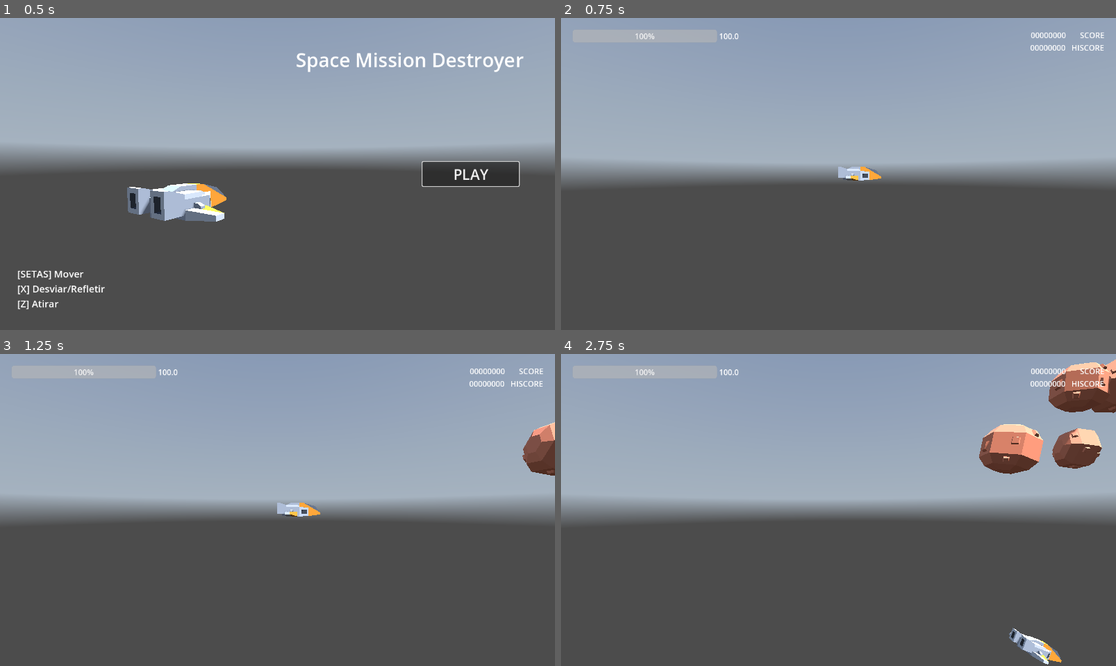
Above: before the commit, frames 1-4 (two rows, left to right).
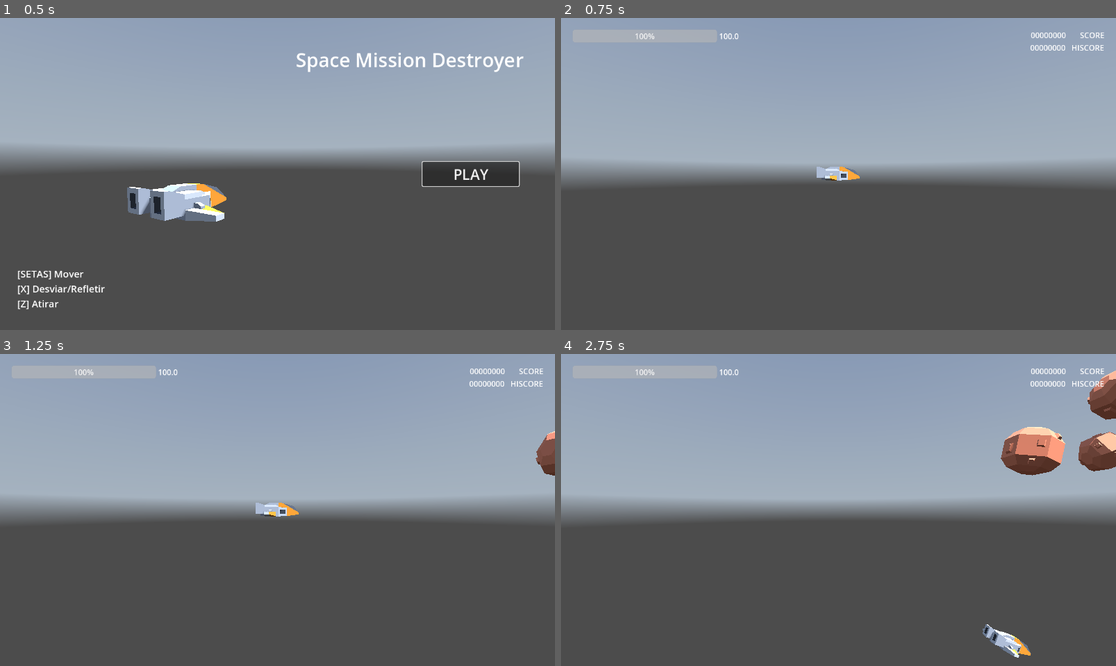
Above: after the commit, the same moments.

Repository: thomz2/smd-space-shooter
Game: Godot game, scene res://scenes/screens/main_menu.tscn
The game is run twice, just before and just after one commit, with the same random seed, the same clock (stepped at 60 frames per second) and the same inputs. A sky picture missing from this copy of the repository is replaced by a grey-blue gradient.
Inputs (mouse positions are in pixels of both pictures, inside the frame that each line leads up to):
- Up to frame 1 (0.5 s): no input
- Up to frame 2 (0.75 s): click "PLAY" at 0.5 s
- Up to frame 3 (1.25 s): no input
- Up to frame 4 (2.75 s): tap Enter at 1.25 s; move the mouse to (960, 494) at 1.27 s; hold Right (ui_right) 1.28-2.03 s; tap X (dodge) at 1.35 s; move the mouse to (727, 525) at 2.02 s; hold Down (ui_down) from 2.03 s (still down); tap Z (shoot) at 2.1 s

Frame 1 is identical in both runs. In frame 2, 0.4% of the frame differs, in the area x 46-58%, y 47-53%; in frame 3, 0.9%; in frame 4, 4.9%, in the area x 75-100%, y 1-100%.

Commit message:
balance, stage limits

Diff:
--- a/project.godot
+++ b/project.godot
@@ -50,6 +50,7 @@
 3d_physics/layer_2="player"
 3d_physics/layer_3="enemy"
 3d_physics/layer_4="bullet"
+3d_physics/layer_8="stage_limits"
 
 [rendering]
 
--- a/scenes/enemies/enemy_ship.tscn
+++ b/scenes/enemies/enemy_ship.tscn
@@ -14,7 +14,7 @@
 collision_layer = 4
 collision_mask = 0
 script = ExtResource("1_edg3i")
-max_health = 20.0
+max_health = 30.0
 
 [node name="CollisionShape3D" type="CollisionShape3D" parent="."]
 transform = Transform3D(1, 0, 0, 0, 1, 0, 0, 0, 1, 0, 0, 0.069458)
@@ -26,7 +26,7 @@
 
 [node name="ShootTimer" type="Timer" parent="."]
 process_callback = 0
-wait_time = 0.7
+wait_time = 1.2
 autostart = true
 
 [node name="OnDeathBulletSpawner" type="Node3D" parent="."]
--- a/scenes/enemies/enemy_ship_bullet.tscn
+++ b/scenes/enemies/enemy_ship_bullet.tscn
@@ -16,7 +16,7 @@
 collision_layer = 0
 collision_mask = 0
 script = ExtResource("1_vtwr2")
-initial_speed = 8.0
+initial_speed = 12.0
 
 [node name="CollisionShape3D" type="CollisionShape3D" parent="."]
 visible = false
--- a/scenes/enemies/spawner.gd
+++ b/scenes/enemies/spawner.gd
@@ -67,7 +67,7 @@
 			current_enemy_count = 0
 			can_spawn = false
 
-		await get_tree().create_timer(0.5).timeout # between spawns
+		await get_tree().create_timer(0.7).timeout # between spawns
 
 func update_level(level):
 	print("its level ", level)
--- a/scenes/map/test_infinity.tscn
+++ b/scenes/map/test_infinity.tscn
@@ -1,14 +1,20 @@
-[gd_scene load_steps=5 format=3 uid="uid://blutrpxa4jgw8"]
+[gd_scene load_steps=8 format=3 uid="uid://blutrpxa4jgw8"]
 
 [ext_resource type="Environment" uid="uid://dmky6ixl1xvdh" path="res://assets/resources/space_environment.tres" id="1_7lg4x"]
 [ext_resource type="PackedScene" uid="uid://cvya6ox4fom6q" path="res://scenes/player/player.tscn" id="1_d7tgc"]
 [ext_resource type="Script" path="res://scripts/skybox_rotation.gd" id="2_psal4"]
 [ext_resource type="Script" path="res://scenes/enemies/spawner.gd" id="2_qjig3"]
 
+[sub_resource type="WorldBoundaryShape3D" id="WorldBoundaryShape3D_0lhwo"]
+
+[sub_resource type="WorldBoundaryShape3D" id="WorldBoundaryShape3D_tu4tj"]
+
+[sub_resource type="WorldBoundaryShape3D" id="WorldBoundaryShape3D_ggmvq"]
+
 [node name="TestInfinity" type="Node3D"]
 
 [node name="InBetweenWaves" type="Timer" parent="."]
-wait_time = 8.0
+wait_time = 6.0
 one_shot = true
 
 [node name="WorldEnvironment" type="WorldEnvironment" parent="."]
@@ -20,13 +26,14 @@
 shadow_enabled = true
 
 [node name="Camera3D" type="Camera3D" parent="."]
-transform = Transform3D(-0.0680327, 0, 0.997683, 0, 1, 0, -0.997683, 0, -0.0680327, 14.2236, 0, 0.00524139)
+transform = Transform3D(-4.37114e-08, 0, 1, 0, 1, 0, -1, 0, -4.37114e-08, 14.224, 0, 0)
 current = true
 fov = 53.4375
 
 [node name="Player" parent="." instance=ExtResource("1_d7tgc")]
 
 [node name="SpawnHolder" type="Node3D" parent="." node_paths=PackedStringArray("waves_timer")]
+transform = Transform3D(1, 0, 0, 0, 1, 0, 0, 0, 1, 0, 0, -2.24032)
 script = ExtResource("2_qjig3")
 waves_timer = NodePath("../InBetweenWaves")
 
@@ -82,3 +89,23 @@
 
 [node name="debugcam" type="Camera3D" parent="."]
 transform = Transform3D(0.95882, -0.109832, 0.26192, 0, 0.922201, 0.386711, -0.284016, -0.370786, 0.884224, 5.40082, 4.08905, 4.31183)
+
+[node name="stage_limits" type="StaticBody3D" parent="."]
+collision_layer = 128
+collision_mask = 0
+
+[node name="CollisionShape3D" type="CollisionShape3D" parent="stage_limits"]
+transform = Transform3D(1, 0, 0, 0, -4.37114e-08, 1, 0, -1, -4.37114e-08, 0, 0, 12)
+shape = SubResource("WorldBoundaryShape3D_0lhwo")
+
+[node name="CollisionShape3D2" type="CollisionShape3D" parent="stage_limits"]
+transform = Transform3D(1, 0, 0, 0, 1.31134e-07, -1, 0, 1, 1.31134e-07, 0, 0, -12)
+shape = SubResource("WorldBoundaryShape3D_tu4tj")
+
+[node name="CollisionShape3D3" type="CollisionShape3D" parent="stage_limits"]
+transform = Transform3D(1, 0, 0, 0, 1, 0, 0, 0, 1, 0, -7, 0)
+shape = SubResource("WorldBoundaryShape3D_ggmvq")
+
+[node name="CollisionShape3D4" type="CollisionShape3D" parent="stage_limits"]
+transform = Transform3D(1, 0, 0, 0, -1, -8.74228e-08, 0, 8.74228e-08, -1, 0, 7, 0)
+shape = SubResource("WorldBoundaryShape3D_ggmvq")
--- a/scenes/player/player.tscn
+++ b/scenes/player/player.tscn
@@ -67,7 +67,7 @@
 
 [node name="Player" type="CharacterBody3D" groups=["PLAYER"]]
 collision_layer = 2
-collision_mask = 0
+collision_mask = 128
 script = ExtResource("1_tl27y")
 packed_bullet = ExtResource("2_odxub")
 max_health = 100.0
